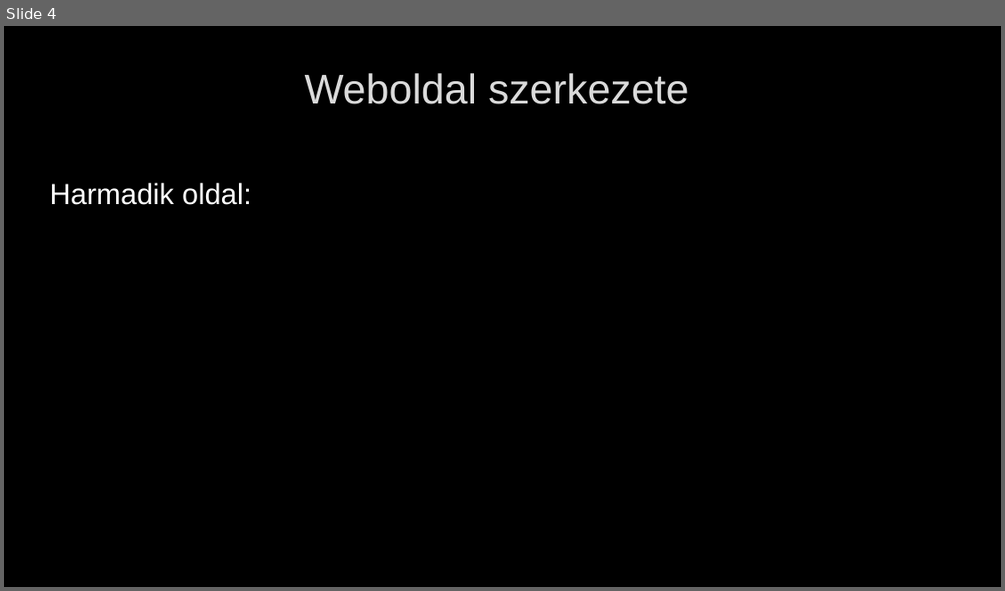
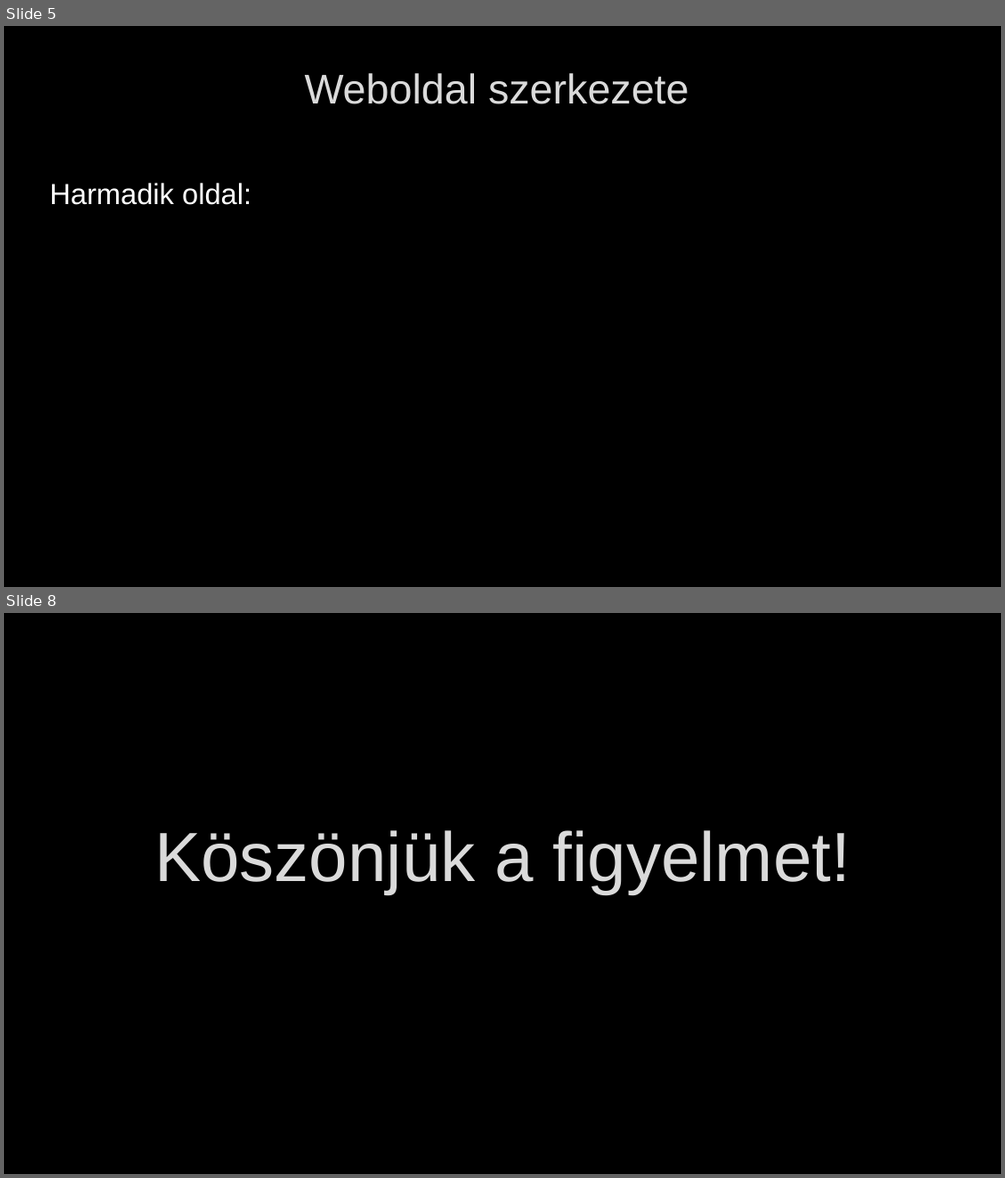
Before and after one commit to dorottyavarsanyi/f1, a slide deck: Formula 1.pptx. Shown one above the other, each under a label of ours: slide 4 before the commit, slides 5 and 8 after it; the slides between them are not shown. The pictures are 1005x591 and 1005x1178 pixels, drawn with LibreOffice and Linux fonts; fonts in the diff are those of the drawing; background and template pictures are left out. Boxes give left, top, right and bottom in pixels: in the first picture for what was removed or moved away, otherwise in the second. Text is boxed around its words. In the diff, an @@ line names an element or a change of style, - is before the commit and + after.

```diff
--- a/Formula 1.pptx
+++ b/Formula 1.pptx
@@ slide 8 added at (x1=4, y1=613, x2=1001, y2=1174), background picture (left out) @@
@@ title added at (x1=154, y1=830, x2=850, y2=894), 67 pt, text #DADADA @@
+Köszönjük a figyelmet!
@@ what was slide 4 is now slide 5 @@
```
Also in this commit, not shown: 1 slide changed, 3 other slides added.
